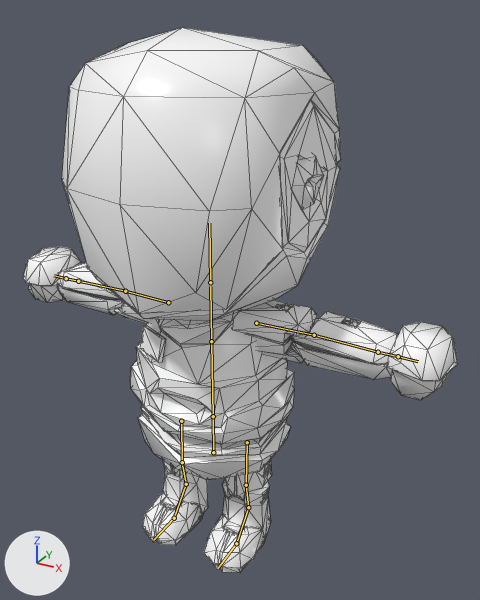
Two versions of the glTF model public/assets/characters.glb, one commit apart.
Camera for both pictures: a camera (50 mm lens) standing at (1.31, -2.14, 2.26) and looking at (0.1, 0.07, 1.16). Arrows for +X, +Y and +Z are at lower left; the lights stay in place. The picture after the commit comes second. The bones that change, and the others that lie on the model, are drawn over the model as lines. Mesh edges are drawn as thin lines.

Names of what the first picture shows: 'Mannequin_Medium_ArmLeft', 'Mannequin_Medium_ArmRight', 'Mannequin_Medium_Body', 'Mannequin_Medium_Head', 'Mannequin_Medium_LegLeft', 'Mannequin_Medium_LegRight'.
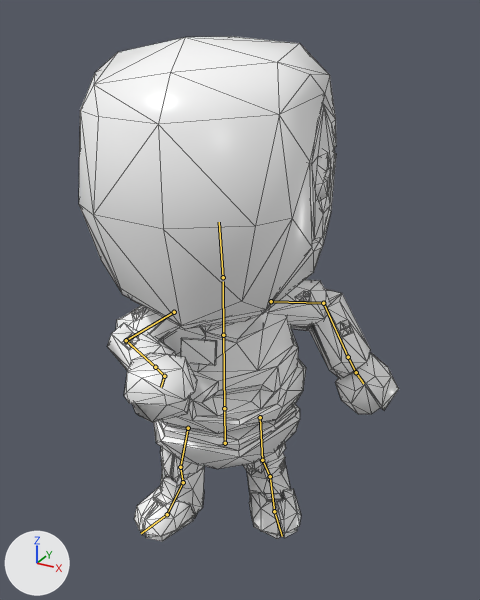
The newer file adds an action. The first version stands in its rest pose; the second is drawn at frame 4 of the action 'Melee_1H_Attack_Slice_Horizontal'.

Boxes [x1, y1, x2, y2] around the edits, measured in the pictures (480 x 600 px):
```json
{"object": "Mannequin_Medium_Head", "change": "posed", "before": [62, 27, 341, 321], "after": [79, 37, 336, 329], "on screen": "8% narrower"}
{"object": "Mannequin_Medium_Body", "change": "posed", "before": [130, 311, 294, 480], "after": [153, 308, 306, 469]}
{"object": "Mannequin_Medium_ArmLeft", "change": "posed", "before": [231, 300, 458, 400], "after": [269, 279, 399, 414]}
{"object": "Mannequin_Medium_ArmRight", "change": "posed", "before": [23, 247, 152, 324], "after": [107, 306, 197, 422]}
{"object": "Mannequin_Medium_LegLeft", "change": "posed", "before": [204, 460, 271, 572], "after": [243, 443, 301, 539]}
{"object": "Mannequin_Medium_LegRight", "change": "posed", "before": [142, 460, 208, 545], "after": [134, 447, 204, 541]}
{"bone": "hips", "before": "(213, 452) to (213, 416)", "after": "(225, 443) to (224, 408)"}
{"bone": "upperleg.l", "before": "(247, 442) to (246, 485)", "after": "(260, 417) to (262, 460)"}
{"bone": "lowerleg.l", "before": "(246, 485) to (248, 507)", "after": "(262, 460) to (270, 476)"}
{"bone": "foot.l", "before": "(248, 507) to (236, 543)", "after": "(270, 476) to (274, 511)"}
{"bone": "upperarm.r", "before": "(168, 302) to (125, 291)", "after": "(174, 312) to (126, 340)"}
{"bone": "lowerarm.r", "before": "(125, 291) to (78, 281)", "after": "(126, 340) to (155, 367)"}
{"bone": "hand.r", "before": "(66, 278) to (54, 275)", "after": "(164, 376) to (161, 387)"}
{"bone": "head", "before": "(210, 282) to (209, 223)", "after": "(223, 277) to (219, 222)"}
{"bone": "upperarm.l", "before": "(256, 323) to (314, 335)", "after": "(271, 301) to (323, 303)"}
{"bone": "lowerarm.l", "before": "(314, 335) to (378, 352)", "after": "(323, 303) to (348, 357)"}
{"bone": "hand.l", "before": "(398, 356) to (418, 361)", "after": "(356, 372) to (363, 383)"}
{"bone": "upperleg.r", "before": "(181, 421) to (182, 462)", "after": "(188, 428) to (180, 467)"}
{"bone": "lowerleg.r", "before": "(182, 462) to (186, 484)", "after": "(180, 467) to (183, 482)"}
{"bone": "foot.r", "before": "(186, 484) to (174, 518)", "after": "(183, 482) to (167, 514)"}
```

Scene script edits in JSON lines:
```json
{"block": "bone_hips", "where": "bone_hips = bpy.data.objects['Rig_Medium'].pose.bones['hips']  # child of 'root'"}
{"op": "set", "path": "bone_hips.location", "old": "(0.0, 0.0, 0.0)", "new": "(0.0, -0.014, -0.101)"}
{"op": "set", "path": "bone_hips.rotation_quaternion", "old": "(1.0, 0.0, 0.0, 0.0)", "new": "(0.928, 0.0, 0.373, 0.0)", "note": "degrees (0, 0, 0) -> degrees (0, 44, 0)"}
{"block": "bone_upperleg_l", "where": "bone_upperleg_l = bpy.data.objects['Rig_Medium'].pose.bones['upperleg.l']  # child of 'hips'"}
{"op": "set", "path": "bone_upperleg_l.rotation_quaternion", "old": "(1.0, 0.0, 0.0, 0.0)", "new": "(-0.932, 0.036, -0.36, 0.029)", "note": "degrees (0, 0, 0) -> degrees (-7, 42, -6)"}
{"block": "bone_lowerleg_l", "where": "bone_lowerleg_l = bpy.data.objects['Rig_Medium'].pose.bones['lowerleg.l']  # child of 'upperleg.l'"}
{"op": "set", "path": "bone_lowerleg_l.rotation_quaternion", "old": "(1.0, 0.0, 0.0, 0.0)", "new": "(0.99, 0.144, 0.0, 0.0)", "note": "degrees (0, 0, 0) -> degrees (17, 0, 0)"}
{"block": "bone_foot_l", "where": "bone_foot_l = bpy.data.objects['Rig_Medium'].pose.bones['foot.l']  # child of 'lowerleg.l'"}
{"op": "set", "path": "bone_foot_l.rotation_quaternion", "old": "(1.0, 0.0, 0.0, 0.0)", "new": "(0.944, -0.103, -0.278, -0.146)", "note": "degrees (0, 0, 0) -> degrees (-8, -34, -15)"}
{"block": "bone_upperarm_r", "where": "bone_upperarm_r = bpy.data.objects['Rig_Medium'].pose.bones['upperarm.r']  # child of 'chest'"}
{"op": "set", "path": "bone_upperarm_r.rotation_quaternion", "old": "(1.0, 0.0, 0.0, 0.0)", "new": "(0.954, -0.266, -0.138, -0.01)", "note": "degrees (0, 0, 0) -> degrees (-32, -16, 3)"}
{"block": "bone_lowerarm_r", "where": "bone_lowerarm_r = bpy.data.objects['Rig_Medium'].pose.bones['lowerarm.r']  # child of 'upperarm.r'"}
{"op": "set", "path": "bone_lowerarm_r.rotation_quaternion", "old": "(1.0, 0.0, 0.0, 0.0)", "new": "(0.589, 0.0, 0.0, 0.808)", "note": "degrees (0, 0, 0) -> degrees (0, 0, 108)"}
{"block": "bone_hand_r", "where": "bone_hand_r = bpy.data.objects['Rig_Medium'].pose.bones['hand.r']  # child of 'wrist.r'"}
{"op": "set", "path": "bone_hand_r.rotation_quaternion", "old": "(1.0, 0.0, 0.0, 0.0)", "new": "(0.925, 0.114, -0.221, -0.287)", "note": "degrees (0, 0, 0) -> degrees (21, -20, -38)"}
{"block": "bone_head", "where": "bone_head = bpy.data.objects['Rig_Medium'].pose.bones['head']  # child of 'chest'"}
{"op": "set", "path": "bone_head.rotation_quaternion", "old": "(1.0, 0.0, 0.0, 0.0)", "new": "(0.96, 0.055, -0.272, 0.025)", "note": "degrees (0, 0, 0) -> degrees (6, -32, 1)"}
{"block": "bone_upperarm_l", "where": "bone_upperarm_l = bpy.data.objects['Rig_Medium'].pose.bones['upperarm.l']  # child of 'chest'"}
{"op": "set", "path": "bone_upperarm_l.rotation_quaternion", "old": "(1.0, 0.0, 0.0, 0.0)", "new": "(0.908, -0.034, 0.411, -0.076)", "note": "degrees (0, 0, 0) -> degrees (-11, 48, -14)"}
{"block": "bone_lowerarm_l", "where": "bone_lowerarm_l = bpy.data.objects['Rig_Medium'].pose.bones['lowerarm.l']  # child of 'upperarm.l'"}
{"op": "set", "path": "bone_lowerarm_l.rotation_quaternion", "old": "(1.0, 0.0, 0.0, 0.0)", "new": "(0.853, 0.0, 0.0, -0.523)", "note": "degrees (0, 0, 0) -> degrees (0, 0, -63)"}
{"block": "bone_hand_l", "where": "bone_hand_l = bpy.data.objects['Rig_Medium'].pose.bones['hand.l']  # child of 'wrist.l'"}
{"op": "set", "path": "bone_hand_l.rotation_quaternion", "old": "(1.0, 0.0, 0.0, 0.0)", "new": "(0.776, -0.12, -0.53, 0.319)", "note": "degrees (0, 0, 0) -> degrees (-52, -48, 69)"}
{"block": "bone_upperleg_r", "where": "bone_upperleg_r = bpy.data.objects['Rig_Medium'].pose.bones['upperleg.r']  # child of 'hips'"}
{"op": "set", "path": "bone_upperleg_r.rotation_quaternion", "old": "(1.0, 0.0, 0.0, 0.0)", "new": "(0.922, 0.021, 0.373, 0.105)", "note": "degrees (0, 0, 0) -> degrees (9, 43, 17)"}
{"block": "bone_lowerleg_r", "where": "bone_lowerleg_r = bpy.data.objects['Rig_Medium'].pose.bones['lowerleg.r']  # child of 'upperleg.r'"}
{"op": "set", "path": "bone_lowerleg_r.rotation_quaternion", "old": "(1.0, 0.0, 0.0, 0.0)", "new": "(0.995, 0.103, 0.0, 0.0)", "note": "degrees (0, 0, 0) -> degrees (12, 0, 0)"}
{"block": "bone_foot_r", "where": "bone_foot_r = bpy.data.objects['Rig_Medium'].pose.bones['foot.r']  # child of 'lowerleg.r'"}
{"op": "set", "path": "bone_foot_r.rotation_quaternion", "old": "(1.0, 0.0, 0.0, 0.0)", "new": "(0.988, -0.078, 0.132, -0.013)", "note": "degrees (0, 0, 0) -> degrees (-9, 15, -3)"}
```
